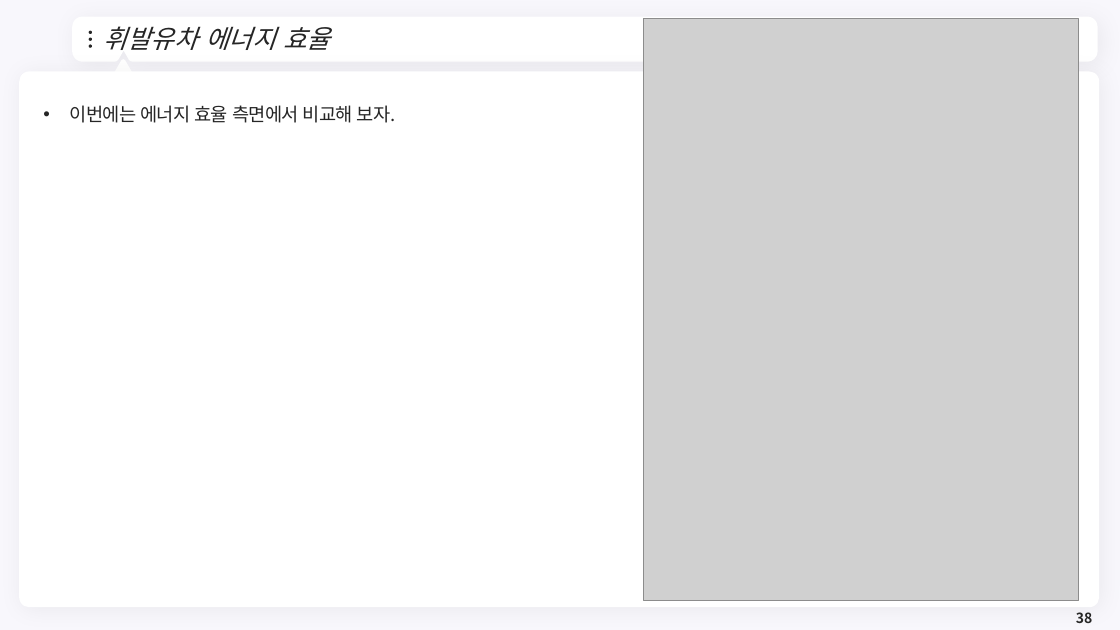
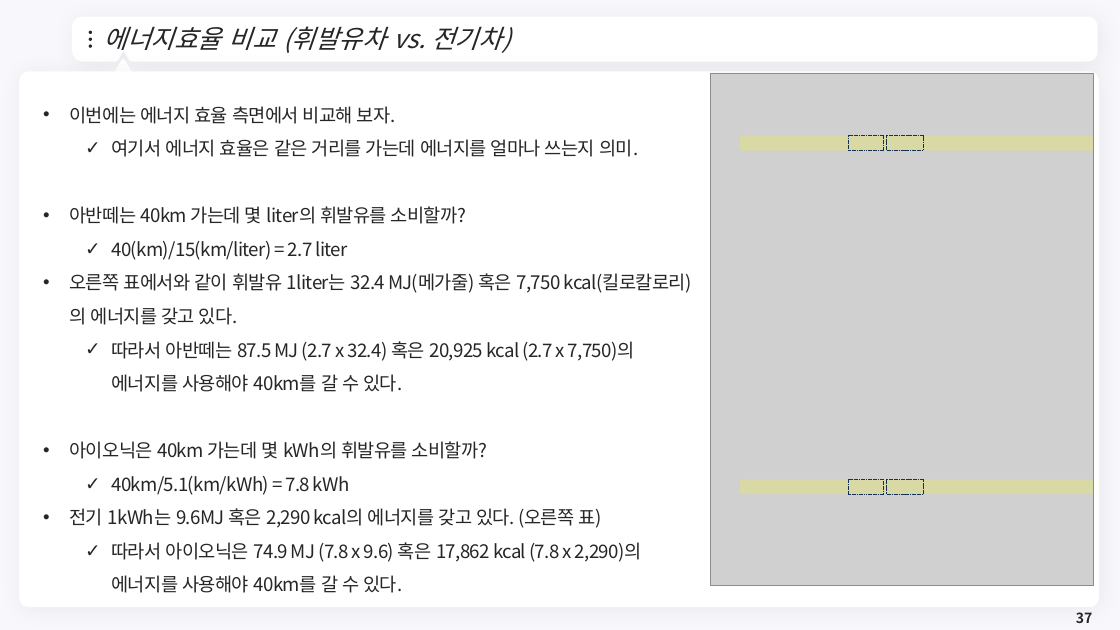
Before and after one commit to meandthey/Teaching, a slide deck: slide 37 of 에너지경제학/자원에너지경제학_Chapter_1.pptx (slide 38 before the commit). Drawn at 1120x630 pixels with LibreOffice and Linux fonts; fonts in the diff are those of the drawing; grey boxes stand for pictures; background and template pictures are left out. Boxes give left, top, right and bottom in pixels: in the first picture for what was removed or moved away, otherwise in the second. Text is boxed around its words. In the diff, an @@ line names an element or a change of style, - is before the commit and + after.

```diff
--- a/에너지경제학/자원에너지경제학_Chapter_1.pptx
+++ b/에너지경제학/자원에너지경제학_Chapter_1.pptx
@@ title at bbox=[104, 26, 510, 53]: text changed @@
-휘발유차 에너지 효율
+에너지효율 비교 (휘발유차 vs. 전기차)
@@ picture: place and size @@
-picture at bbox=[644, 18, 1079, 600]
+picture at bbox=[711, 73, 1093, 586]
@@ text at bbox=[69, 139, 693, 593]: paragraphs added @@
+  ✓ 여기서 에너지 효율은 같은 거리를 가는데 에너지를 얼마나 쓰는지 의미.
+• 아반떼는 40km 가는데 몇 liter의 휘발유를 소비할까?
+  ✓ 40(km)/15(km/liter) = 2.7 liter
+• 오른쪽 표에서와 같이 휘발유 1liter는 32.4 MJ(메가줄) 혹은 7,750 kcal(킬로칼로리)의 에너지를 갖고 있다.
+  ✓ 따라서 아반떼는 87.5 MJ (2.7 x 32.4) 혹은 20,925 kcal (2.7 x 7,750)의 에너지를 사용해야 40km를 갈 수 있다.
+• 아이오닉은 40km 가는데 몇 kWh의 휘발유를 소비할까?
+  ✓ 40km/5.1(km/kWh) = 7.8 kWh
+• 전기 1kWh는 9.6MJ 혹은 2,290 kcal의 에너지를 갖고 있다. (오른쪽 표)
+  ✓ 따라서 아이오닉은 74.9 MJ (7.8 x 9.6) 혹은 17,862 kcal (7.8 x 2,290)의 에너지를 사용해야 40km를 갈 수 있다.
@@ rectangle added at bbox=[740, 136, 1093, 151], fill #FFFF00 at 20% opacity @@
@@ rectangle added at bbox=[849, 136, 884, 151], outline #143253 0.5 pt dashed @@
@@ rectangle added at bbox=[887, 136, 924, 151], outline #143253 0.5 pt dashed @@
@@ rectangle added at bbox=[740, 480, 1093, 495], fill #FFFF00 at 20% opacity @@
@@ rectangle added at bbox=[849, 480, 884, 495], outline #143253 0.5 pt dashed @@
@@ rectangle added at bbox=[887, 480, 924, 495], outline #143253 0.5 pt dashed @@
@@ page number at bbox=[1076, 612, 1092, 623]: text changed @@
-38
+37
```
Also in this commit, not shown: 1 other slide changed, 3 slides added, 1 slide removed.
